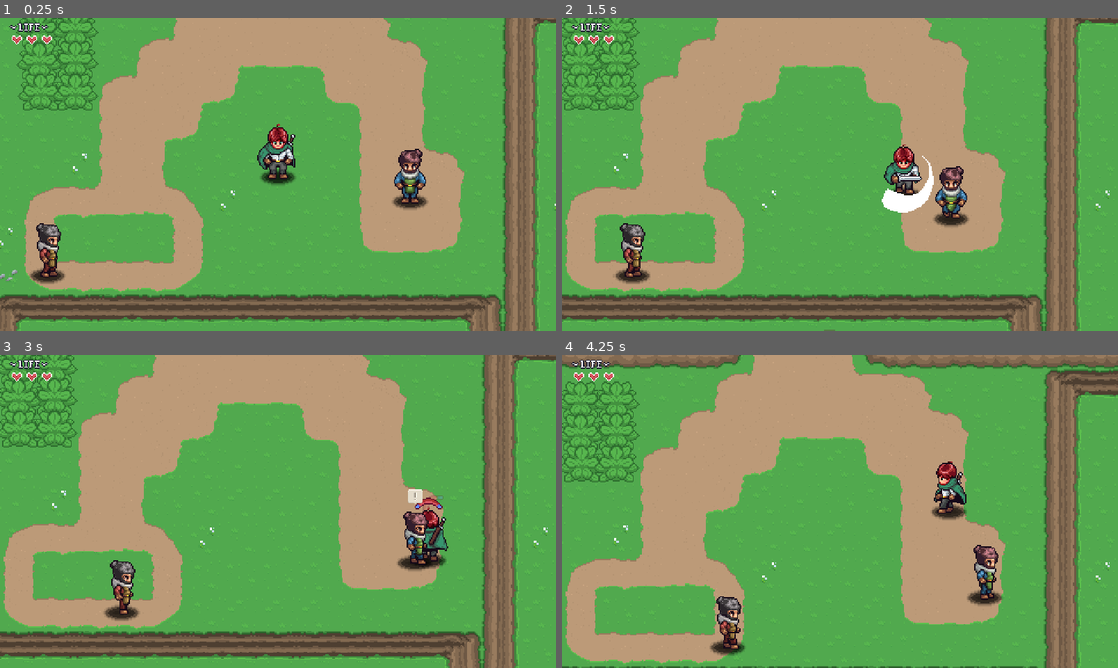
Above: before the commit, frames 1-4 (two rows, left to right).
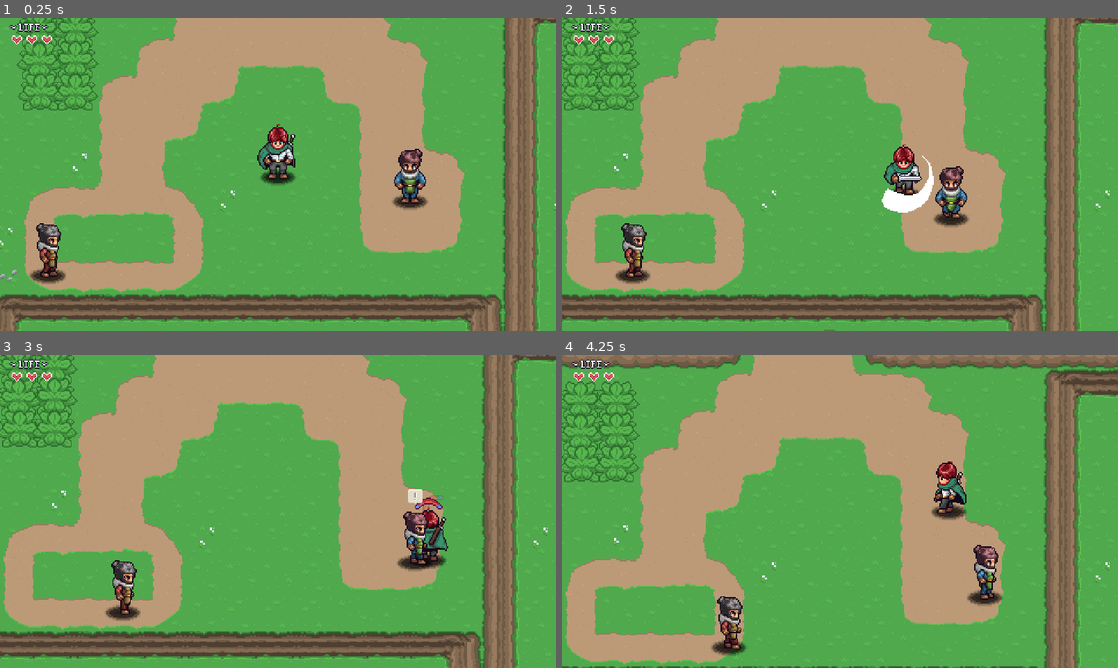
Above: after the commit, the same moments.

Repository: eapzzz/AARPG
Game: Godot game, scene res://levels/area_01/02.tscn
The game is run twice, just before and just after one commit, with the same random seed, the same clock (stepped at 60 frames per second) and the same inputs. Sound files missing from this copy of the repository are replaced by a short silence.
Inputs (mouse positions are in pixels of both pictures, inside the frame that each line leads up to):
- Up to frame 1 (0.25 s): no input
- Up to frame 2 (1.5 s): tap Enter (ui_accept) at 0.5, 0.77 s; move the mouse to (962, 158) at 0.52 s; hold D (right) 0.53-1.28 s; hold Right mouse button (ability) 0.53-1.28 s; move the mouse to (728, 190) at 1.27 s; hold S (down) from 1.28 s (still down); click (728, 190) at 1.35 s
- Up to frame 3 (3 s): tap Enter (ui_accept) at 1.52 s; move the mouse to (333, 442) at 2.02 s; release S (down) at 2.03 s; hold D (right) 2.03-2.78 s; hold E (interact) 2.03-2.78 s; move the mouse to (250, 574) at 2.77 s; hold W (up) from 2.78 s (still down); right-click (250, 574) at 2.85 s
- Up to frame 4 (4.25 s): tap Enter (ui_accept) at 3.02, 3.77 s; move the mouse to (1006, 558) at 3.52 s; release W (up) at 3.53 s; press the mouse at (1006, 558) at 3.53 s; hold A (left) from 3.53 s (still down)

The runs differ from the first frame. In frame 1, less than 0.1% of the frame differs, in the area x 6-12%, y 80-85%; in frame 2, 0.4%; in frame 3, 0.4%, in the area x 18-26%, y 65-85%; in frame 4, 0.4%.

Commit message:
E34 - NPC (part VI) Cleanup and Bug Fixes

Diff:
--- a/gui/dialog_system/scripts/dialog_portrait.gd
+++ b/gui/dialog_system/scripts/dialog_portrait.gd
@@ -25,13 +25,19 @@
 		audio_stream_player.pitch_scale = randf_range(audio_pitch_base - 0.04, audio_pitch_base + 0.04)
 		audio_stream_player.play()
 	elif '.,!?'.contains(l):
+		audio_stream_player.pitch_scale = audio_pitch_base - 0.1
+		audio_stream_player.play()
 		mouth_open_frames = 0
 
 	if mouth_open_frames > 0:
 		mouth_open_frames -= 1
 
 	if mouth_open_frames == 0:
-		open_mouth = false
+		if open_mouth:
+			open_mouth = false
+			audio_stream_player.pitch_scale = randf_range(audio_pitch_base - 0.08, audio_pitch_base + 0.02)
+			audio_stream_player.play()
+
 	pass
 
 
--- a/gui/dialog_system/scripts/dialog_system.gd
+++ b/gui/dialog_system/scripts/dialog_system.gd
@@ -124,6 +124,10 @@
 
 func start_timer() -> void:
 	timer.wait_time = text_speed
-	# Manipulate wait_time
+	var _char = plain_text[content.visible_characters - 1]
+	if '.!?:;'.contains(_char):
+		timer.wait_time *= 4
+	elif ', '.contains(_char):
+		timer.wait_time *= 2
 	timer.start()
 	pass
--- a/levels/area_01/02.tscn
+++ b/levels/area_01/02.tscn
@@ -100,3 +100,11 @@
 [node name="PatrolLocation4" parent="NPC2/NpcBehaviourPatrol" unique_id=1106634317 instance=ExtResource("14_3oplg")]
 modulate = Color(0, 1, 1, 1)
 position = Vector2(0, -64)
+
+[node name="DialogInteraction" parent="NPC2" unique_id=264786556 instance=ExtResource("10_pvy3h")]
+enabled = true
+
+[node name="DialogText" type="Node" parent="NPC2/DialogInteraction" unique_id=469716986]
+script = ExtResource("11_8gek7")
+text = "Hi, How's Hero?"
+metadata/_custom_type_script = "uid://cdkb66e1trluv"
--- a/npc/npc_behaviour_patrol.tscn
+++ b/npc/npc_behaviour_patrol.tscn
@@ -4,3 +4,6 @@
 
 [node name="NpcBehaviourPatrol" type="Node2D" unique_id=1049483530]
 script = ExtResource("1_hdxm0")
+
+[node name="Timer" type="Timer" parent="." unique_id=1740830265]
+one_shot = true
--- a/npc/scripts/npc_behaviour_patrol.gd
+++ b/npc/scripts/npc_behaviour_patrol.gd
@@ -8,6 +8,11 @@
 var patrol_locations: Array[PatrolLocation]
 var current_location_index: int = 0
 var target: PatrolLocation
+var has_started: bool = false
+var last_phase: String = ""
+var direction: Vector2
+
+@onready var timer: Timer = $Timer
 
 
 func _ready() -> void:
@@ -28,7 +33,7 @@
 	if Engine.is_editor_hint():
 		return
 	if npc.global_position.distance_to(target.target_position) < 1:
-		start()
+		idle_phase()
 	pass
 
 
@@ -63,7 +68,16 @@
 	if npc.do_behaviour == false or patrol_locations.size() < 2:
 		return
 
-	# idle phase
+	if has_started:
+		if timer.time_left == 0:
+			walk_phase()
+		return # idle phase is still waiting for the timer timout
+	has_started = true
+	idle_phase()
+	pass
+
+
+func idle_phase() -> void:
 	npc.global_position = target.target_position
 	npc.state = "idle"
 	npc.velocity = Vector2.ZERO
@@ -78,16 +92,22 @@
 
 	target = patrol_locations[current_location_index]
 
-	await get_tree().create_timer(wait_time).timeout
+	if wait_time > 0:
+		timer.start(wait_time)
+		await timer.timeout
 
-	## walk phase
 	if npc.do_behaviour == false:
 		return
 
+	walk_phase()
+	pass
+
+
+func walk_phase() -> void:
 	npc.state = "walk"
-	var _dir = global_position.direction_to(target.target_position)
-	npc.direction = _dir
-	npc.velocity = walk_speed * _dir
+	direction = global_position.direction_to(target.target_position)
+	npc.direction = direction
+	npc.velocity = walk_speed * direction
 	npc.update_direction(target.target_position)
 	npc.update_animation()
 	pass
--- a/npc/scripts/npc_resource.gd
+++ b/npc/scripts/npc_resource.gd
@@ -4,4 +4,4 @@
 @export var npc_name: String = ""
 @export var sprite: Texture
 @export var portrait: Texture
-@export var dialog_audio_pitch: float = 1.0
+@export_range(0.3, 1.8, 0.02) var dialog_audio_pitch: float = 1.0
